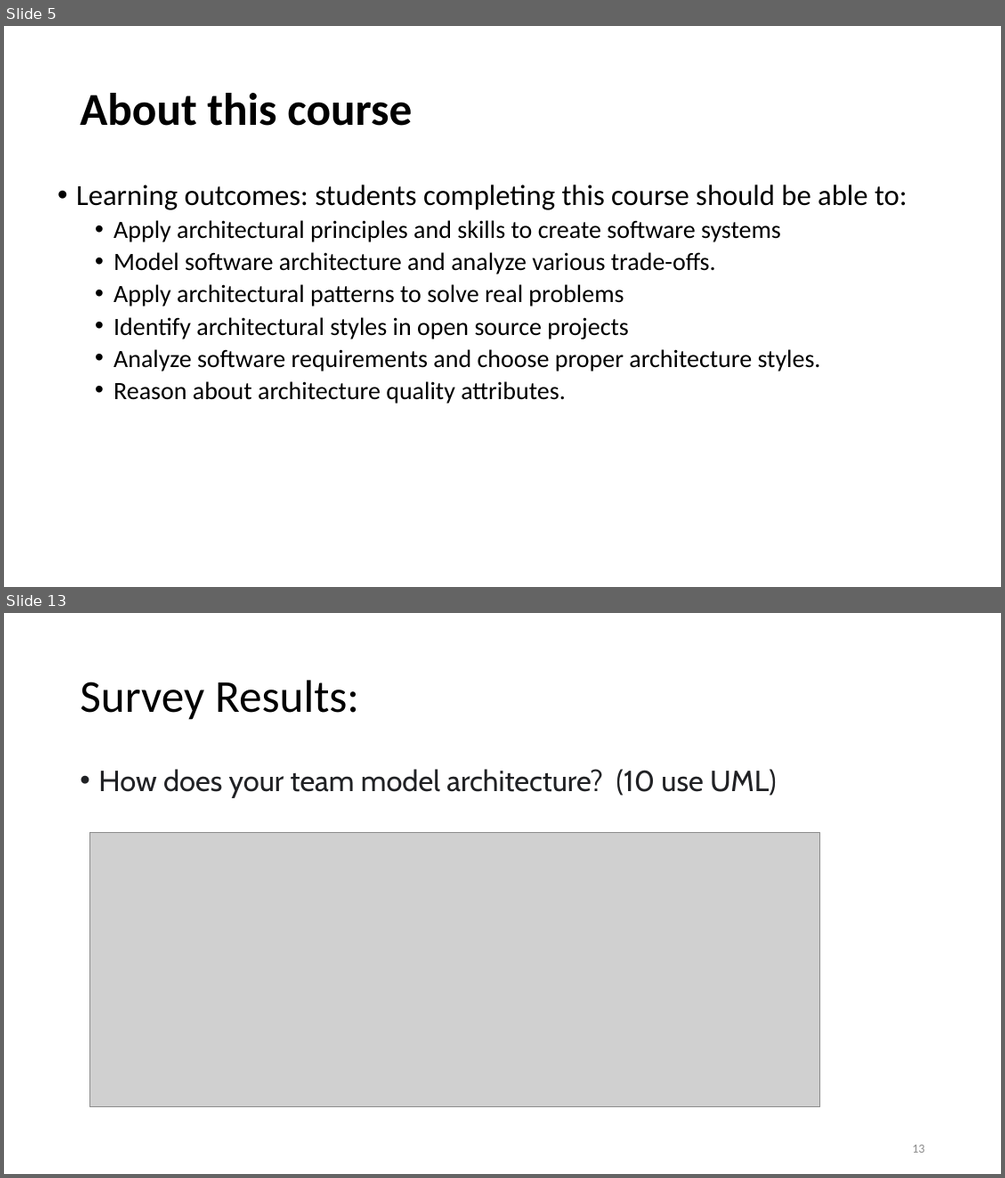
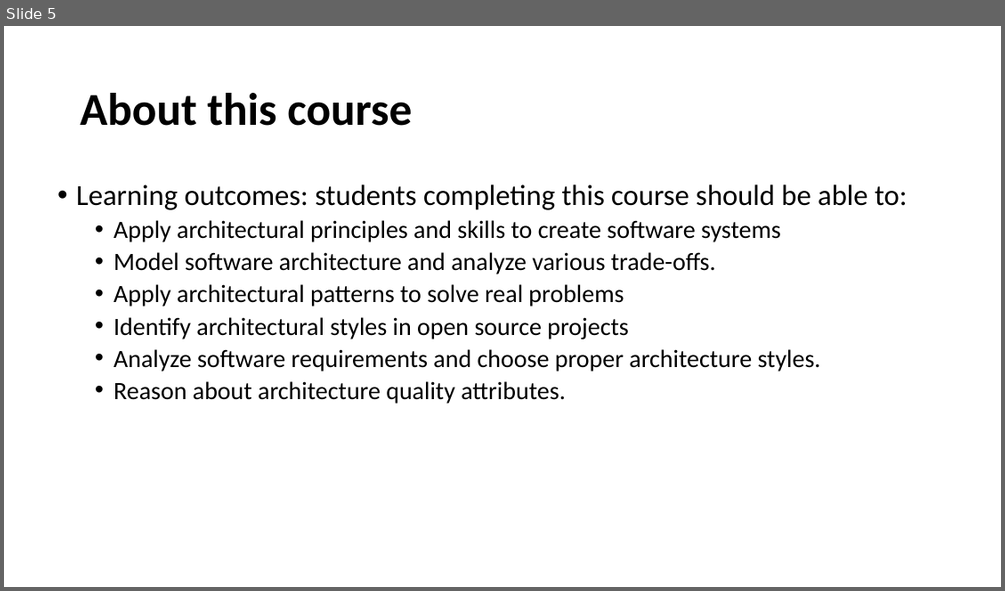
Before and after one commit to ArchitectingSoftware/SE577-SoftwareArchitecture, a slide deck: lectures/Week 1 - Course Overview.pptx. Shown one above the other, each under a label of ours: slides 5 and 13 before the commit, slide 5 after it; the slides between them are not shown. The pictures are 1005x1178 and 1005x591 pixels, drawn with LibreOffice and Linux fonts; fonts in the diff are those of the drawing; grey boxes stand for pictures. Boxes give left, top, right and bottom in pixels: in the first picture for what was removed or moved away, otherwise in the second. Text is boxed around its words. In the diff, an @@ line names an element or a change of style, - is before the commit and + after.

```diff
--- a/lectures/Week 1 - Course Overview.pptx
+++ b/lectures/Week 1 - Course Overview.pptx
@@ slide 13 removed at (4, 613, 1001, 1174), background #FFFFFF @@
@@ title removed at (80, 680, 359, 720) @@
-Survey Results:
@@ text removed at (98, 769, 777, 798) @@
-• How does your team model architecture? (10 use UML)
@@ picture removed at (90, 833, 821, 1107) @@
@@ page number removed at (912, 1144, 924, 1152) @@
-13
```
Also in this commit, not shown: 5 slides changed, 2 slides added, 27 other slides removed, 1 other file.
